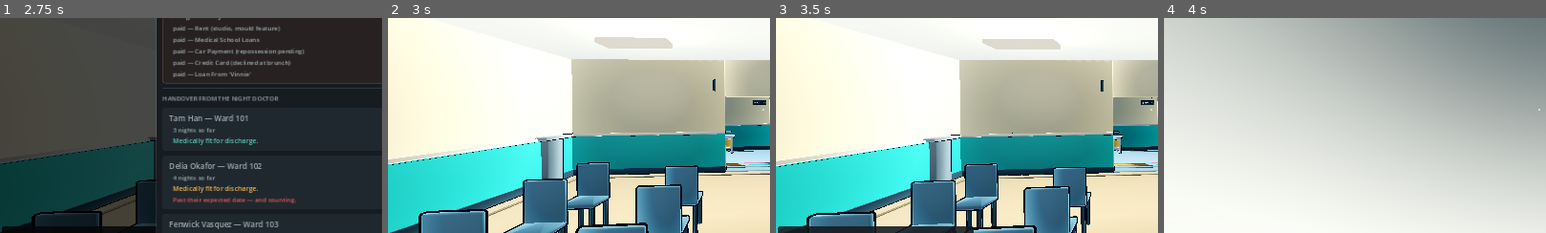
Above: before the commit, frames 1-4 (left to right).
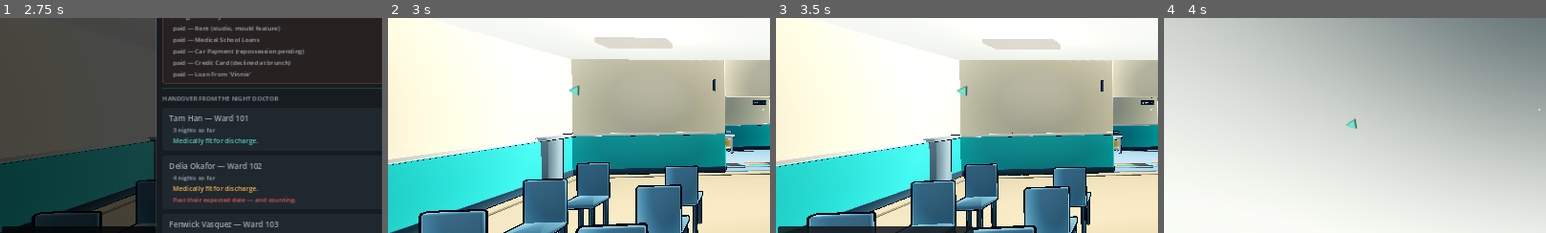
Above: after the commit, the same moments.

Repository: masonobegi/crypts-of-chaos
Game: Godot game, scene res://scenes/Boot.tscn
The game is run twice, just before and just after one commit, with the same random seed, the same clock (stepped at 60 frames per second) and the same inputs.
Inputs (mouse positions are % of the whole screen's width and height, from its top left):
- Up to frame 1 (2.75 s): click (50, 43) at 0.52 s; type "12" at 0.6 s; click "New Career" at 1.25 s; click "Read the morning brief" at 2 s
- Up to frame 2 (3 s): click "Clock in" at 2.75 s
- Up to frame 3 (3.5 s): no input
- Up to frame 4 (4 s): tap Enter at 3.5 s; move the mouse to (55, 50) at 3.52 s; hold W (move_forward) from 3.53 s (still down); tap T (chart) at 3.6 s; tap Space (jump) at 3.77 s; click (55, 50) at 3.8 s
The pictures show only the part of the screen within x 1-51%, y 29-79%; the shares and areas given below are measured in that part.

Frame 1 is identical in both runs. In frame 2, less than 0.1% of the frame differs, in the area x 47-51%, y 31-36%; in frame 3, less than 0.1%, in the area x 47-51%, y 31-37%; in frame 4, less than 0.1%.

Commit message:
Facing, heads that turn, and dialogue you can actually read

Diff:
--- a/scripts/autoload/AudioMgr.gd
+++ b/scripts/autoload/AudioMgr.gd
@@ -47,6 +47,12 @@
 	"drop":      {"w": "sine",  "f": 300.0, "d": 0.1,  "dec": 18.0, "n": 0.15, "sw": -0.4,  "vib": 0.0},
 	"door":      {"w": "saw",   "f": 180.0, "d": 0.35, "dec": 7.0,  "n": 0.2,  "sw": -0.3,  "vib": 3.0},
 	"tick":      {"w": "noise", "f": 1800.0,"d": 0.04, "dec": 40.0, "n": 1.0,  "sw": 0.0,   "vib": 0.0},
+	# Voice blips. Not words — a pitched click per few letters, which is what
+	# every game that does readable character dialogue without voice acting uses.
+	"mumble":   {"w": "sine",  "f": 420.0, "d": 0.055,"dec": 46.0, "n": 0.10, "sw": -0.1,  "vib": 0.0},
+	"mumble_lo":{"w": "saw",   "f": 250.0, "d": 0.060,"dec": 42.0, "n": 0.14, "sw": -0.12, "vib": 0.0},
+	"mumble_hi":{"w": "sine",  "f": 640.0, "d": 0.048,"dec": 52.0, "n": 0.08, "sw": -0.08, "vib": 0.0},
+	"page":     {"w": "noise", "f": 2200.0,"d": 0.10, "dec": 22.0, "n": 1.0,  "sw": 0.3,   "vib": 0.0},
 	"cough":     {"w": "noise", "f": 420.0, "d": 0.22, "dec": 13.0, "n": 1.0,  "sw": -0.5,  "vib": 0.0},
 	"monitor":   {"w": "sine",  "f": 1180.0,"d": 0.09, "dec": 16.0, "n": 0.0,  "sw": 0.0,   "vib": 0.0},
 	"trolley":   {"w": "noise", "f": 260.0, "d": 0.5,  "dec": 5.0,  "n": 1.0,  "sw": 0.1,   "vib": 7.0},
@@ -424,6 +430,19 @@
 	p.play()
 
 ## Slight random pitch keeps repeated sounds from sounding like a machine gun.
+## One blip of somebody talking.
+##
+## `voice` is any stable string — an npc_id — so the same character always
+## sounds like themselves. Three base timbres and a pitch offset off the hash is
+## enough that a ward full of people is a ward full of different voices.
+func mumble(voice: String, volume_db := -20.0) -> void:
+	var h := absi(hash(voice))
+	var bank: String = ["mumble", "mumble_lo", "mumble_hi"][h % 3]
+	# A fifth of an octave either side, plus a small per-syllable wobble so a
+	# line is not a monotone.
+	var base := 0.82 + float(h % 40) * 0.011
+	play(bank, volume_db, base + randf_range(-0.06, 0.06))
+
 func play_var(name: String, volume_db: float = -6.0, spread: float = 0.12) -> void:
 	play(name, volume_db, 1.0 + randf_range(-spread, spread))
 
--- a/scripts/autoload/EventBus.gd
+++ b/scripts/autoload/EventBus.gd
@@ -79,6 +79,9 @@
 signal ui_opened(id: String)
 signal close_ui(id: String)
 signal objective_changed(text: String)
+## Where that objective is, in the world. Vector3.INF means "nowhere in
+## particular" — a step that is about a screen rather than a place.
+signal objective_target_changed(pos, text)     ## Vector3, String
 
 # ---------------------------------------------------------------- meta
 signal random_event_fired(id: String, title: String, body: String)
--- a/scripts/core/game.gd
+++ b/scripts/core/game.gd
@@ -31,6 +31,12 @@
 	_spawn_player()
 	_spawn_staff()
 	_spawn_ui()
+	# Where the objective IS, not just what it says. The first playtester got
+	# lost inside two minutes with nothing but a line of text naming a room in
+	# a building they had never been in.
+	var marker := ObjectiveMarker.new()
+	marker.name = "ObjectiveMarker"
+	add_child(marker)
 	_register_saves()
 	EventBus.game_over.connect(_on_game_over)
 	_start()
--- a/scripts/items/chart_prop.gd
+++ b/scripts/items/chart_prop.gd
@@ -3,6 +3,11 @@
 ## office with the door shut is normal-ish. Feeding it to the shredder is not.
 
 var patient_id := ""
+
+func _ready() -> void:
+	super._ready()
+	# So the objective marker can find "a chart" without knowing which one.
+	add_to_group("chart_prop")
 
 func get_patient_id() -> String:
 	return patient_id
--- a/scripts/npc/npc_body.gd
+++ b/scripts/npc/npc_body.gd
@@ -505,16 +505,34 @@
 	velocity.z = lerpf(velocity.z, dir.z * _speed, 1.0 - exp(-9.0 * delta))
 	_intended_speed = _speed
 
+## Which way a character is pointing.
+##
+## Two bugs lived here, and together they produced "when people are walking
+## backwards I can still see their face".
+##
+## The sign was wrong. This model's eyes are on its local +Z, so the yaw that
+## faces a direction d is atan2(d.x, d.z) — `atan2(-d.x, -d.z)` is a hundred and
+## eighty degrees out, and every character in the building walked backwards down
+## the corridor looking straight at you. (The doors had the identical bug; it is
+## a very easy sign to get wrong when +Z is forward.)
+##
+## And a look target outranked movement, so anybody who noticed you turned to
+## face you and then MOONWALKED wherever they were going. The body follows
+## where it is walking; the head, separately, follows what it is looking at.
+## That is how people work and it is the whole tell the suspicion system needs:
+## a nurse walking past while watching you should be walking past, watching you.
 func _face(delta: float) -> void:
+	var moving := Vector3(velocity.x, 0.0, velocity.z)
 	var face_dir := Vector3.ZERO
-	if _has_look:
+	if moving.length_squared() > 0.04:
+		face_dir = moving
+	elif _has_look:
+		# Standing still: turn to whatever has your attention.
 		face_dir = _look_at - global_position
-	elif is_moving():
-		face_dir = Vector3(velocity.x, 0, velocity.z)
 	face_dir.y = 0.0
 	if face_dir.length_squared() < 0.001:
 		return
-	var want := atan2(-face_dir.x, -face_dir.z)
+	var want := atan2(face_dir.x, face_dir.z)
 	rotation.y = lerp_angle(rotation.y, want, 1.0 - exp(-TURN_SPEED * delta))
 
 ## Footsteps.
@@ -618,6 +636,14 @@
 		var to := _look_at - _head.global_position
 		var local := to.normalized() * global_transform.basis
 		_head.rotation.x = clampf(asin(clampf(local.y, -1.0, 1.0)) * 0.6, -0.5, 0.5)
+		# ...and turn the head on its own axis, clamped to something a neck can
+		# do. This is what lets somebody walk one way while watching another —
+		# which is the single most important thing a witness can be seen doing.
+		var yaw := atan2(local.x, local.z)
+		_head.rotation.y = lerp_angle(_head.rotation.y,
+			clampf(yaw, -1.15, 1.15), 1.0 - exp(-7.0 * delta))
+	elif _head:
+		_head.rotation.y = lerp_angle(_head.rotation.y, 0.0, 1.0 - exp(-4.0 * delta))
 
 func _check_stuck(delta: float) -> void:
 	if _intended_speed < 0.15:
@@ -707,7 +733,14 @@
 # ------------------------------------------------------------------ speech
 const SUBTITLE_RANGE := 14.0
 
+## Barks hold longer than they did.
+##
+## 3.2 seconds for a full sentence is under the time it takes to notice somebody
+## has spoken, look at them, and read it — the first playtester's words were
+## "the subtitles go so quick". Scaled by length, with a floor, so "Mm." does
+## not sit on screen for six seconds and a paragraph is readable.
 func say(text: String, seconds := 3.2) -> void:
+	seconds = maxf(seconds, 2.2 + float(text.length()) * 0.055)
 	if _speech == null:
 		return
 	_speech.text = text
--- a/scripts/systems/tutorial.gd
+++ b/scripts/systems/tutorial.gd
@@ -7,15 +7,37 @@
 ## thing. The player is told what a good doctor does, handed a debt schedule that
 ## a good doctor cannot service, and left to draw their own conclusions.
 
+## `where` names the thing the step is about, so the marker can point at it.
+## Resolved at run time by _target_for(), because none of it exists until the
+## hospital has been built.
 const STEPS := [
-	{"id": "list", "text": "Check your list. It's on the board by the treatment bay, and on your tablet [Q]."},
-	{"id": "chart", "text": "Pick up a patient's chart and read it. [LMB] to grab, [E] to read."},
-	{"id": "examine", "text": "Go and see them. Talk to them, then examine them — firm enough to find something."},
-	{"id": "vitals", "text": "Check their vitals at the bedside monitor."},
-	{"id": "treat", "text": "Treat them. The chart lists what's indicated; the supply room has the kit."},
-	{"id": "records", "text": "Log it at a terminal. The nurses' station has one; so does your office."},
-	{"id": "shift", "text": "See out the shift, then review your charts before you go."},
+	{"id": "list", "where": "board",
+		"text": "Check your list. It's on the board by the treatment bay, and on your tablet [Q]."},
+	{"id": "chart", "where": "chart",
+		"text": "Pick up a patient's chart and read it. [LMB] to grab, [E] to read."},
+	{"id": "examine", "where": "patient",
+		"text": "Go and see them. Talk to them, then examine them — firm enough to find something."},
+	{"id": "vitals", "where": "vitals",
+		"text": "Check their vitals at the bedside monitor."},
+	{"id": "treat", "where": "machine",
+		"text": "Treat them. The chart lists what's indicated; the supply room has the kit."},
+	{"id": "records", "where": "terminal",
+		"text": "Log it at a terminal. The nurses' station has one; so does your office."},
+	{"id": "shift", "where": "office",
+		"text": "See out the shift, then review your charts before you go."},
 ]
+
+## Short label for the marker floating over the target. The objective line says
+## what to do; this says what you are looking at.
+const WHERE_LABEL := {
+	"board": "Clinic Board",
+	"chart": "Patient Chart",
+	"patient": "Your Patient",
+	"vitals": "Vitals Monitor",
+	"machine": "Treatment Machine",
+	"terminal": "Records Terminal",
+	"office": "Your Office",
+}
 
 var _index := 0
 var _active := false
@@ -79,12 +101,66 @@
 		_active = false
 		GameState.set_flag("tutorial_complete", true)
 		EventBus.objective_changed.emit("")
+		EventBus.objective_target_changed.emit(Vector3.INF, "")
 		EventBus.toast.emit("That's the job. The rest is up to you.", "info")
 		return
 	_show()
 
 func _show() -> void:
 	EventBus.objective_changed.emit(String(STEPS[_index]["text"]))
+	_point_at(String(STEPS[_index].get("where", "")))
+
+## Put the marker on whatever this step is about.
+##
+## Everything is looked up live rather than cached: the chart the step wants is
+## whichever chart exists now, the patient is whoever is actually in a bed, and
+## a step can be reached on day one or after four discharges.
+func _point_at(where: String) -> void:
+	var pos := _target_for(where)
+	EventBus.objective_target_changed.emit(pos, String(WHERE_LABEL.get(where, "")))
+
+func _target_for(where: String) -> Vector3:
+	var tree := get_tree()
+	if tree == null or where == "":
+		return Vector3.INF
+	var h = tree.get_first_node_in_group("hospital")
+	match where:
+		"board":
+			for f in tree.get_nodes_in_group("fixture"):
+				if f is ClinicBoard:
+					return (f as Node3D).global_position + Vector3(0, 1.1, 0)
+		"chart":
+			for c in tree.get_nodes_in_group("chart_prop"):
+				return (c as Node3D).global_position + Vector3(0, 0.4, 0)
+		"patient", "vitals", "machine":
+			var ps = tree.get_first_node_in_group("patient_system")
+			if ps == null:
+				return Vector3.INF
+			# The first patient who is actually in a bed — the one every one of
+			# these three steps is about.
+			for p in ps.active():
+				var body = ps.get_body(p.id)
+				if body == null:
+					continue
+				if where == "patient":
+					return body.global_position + Vector3(0, 1.7, 0)
+				var kind := "vitals" if where == "vitals" else "machine"
+				for f in tree.get_nodes_in_group("fixture"):
+					if String(f.get("room_key")) != String(p.room):
+						continue
+					if kind == "vitals" and f is VitalsConsole:
+						return (f as Node3D).global_position + Vector3(0, 0.9, 0)
+					if kind == "machine" and f is TreatmentMachine:
+						return (f as Node3D).global_position + Vector3(0, 1.8, 0)
+				return body.global_position + Vector3(0, 1.7, 0)
+		"terminal":
+			for f in tree.get_nodes_in_group("fixture"):
+				if f is RecordsTerminal:
+					return (f as Node3D).global_position + Vector3(0, 1.3, 0)
+		"office":
+			if h != null and h.room("office") != null:
+				return h.room("office").center() + Vector3(0, 1.6, 0)
+	return Vector3.INF
 
 func is_active() -> bool:
 	return _active
--- a/scripts/ui/hud.gd
+++ b/scripts/ui/hud.gd
@@ -23,6 +23,7 @@
 var _subtitle_panel: PanelContainer
 var _today: Label
 var _toasts: VBoxContainer
+var _arrow: Label
 var _toast_queue: Array = []
 var _toast_gap := 0.0
 var _last_toast_text := ""
@@ -185,6 +186,13 @@
 	UIKit.place(help, Control.PRESET_BOTTOM_RIGHT, -478, -32, 460, 22)
 	add_child(help)
 
+	# ---- off-screen objective arrow
+	_arrow = UIKit.label("", 26, Color(0.42, 0.90, 0.82), HORIZONTAL_ALIGNMENT_CENTER)
+	_arrow.add_theme_color_override("font_shadow_color", Color(0, 0, 0, 0.8))
+	_arrow.add_theme_constant_override("shadow_offset_y", 2)
+	_arrow.visible = false
+	add_child(_arrow)
+
 	_make_everything_click_through()
 
 ## THE HUD MUST NOT EAT MOUSE INPUT. This is the fix for the worst bug in the
@@ -225,6 +233,52 @@
 			_subtitle_panel.visible = false
 	_drain_toasts(delta)
 	_refresh_watchers()
+	_refresh_objective_arrow()
+
+## An arrow at the edge of the screen when the objective is behind you.
+##
+## A world marker solves "where is it" only while you are facing roughly the
+## right way. The rest of the time — which, in a sixty-two metre corridor with
+## rooms off both sides, is most of the time — it is invisible and the player is
+## exactly as lost as before. This pins it to the edge of the screen instead.
+func _refresh_objective_arrow() -> void:
+	if _arrow == null:
+		return
+	var marker = get_tree().get_first_node_in_group("objective_marker")
+	var cam: Camera3D = null
+	var p = get_tree().get_first_node_in_group("player")
+	if p != null:
+		cam = p.camera
+	if marker == null or cam == null or not marker.target.is_finite():
+		_arrow.visible = false
+		return
+
+	var target: Vector3 = marker.target
+	var behind: bool = cam.is_position_behind(target)
+	var screen: Vector2 = cam.unproject_position(target)
+	var rect: Vector2 = get_viewport_rect().size
+	var margin := 46.0
+	var on_screen: bool = not behind \
+		and screen.x > margin and screen.x < rect.x - margin \
+		and screen.y > margin and screen.y < rect.y - margin
+	if on_screen:
+		_arrow.visible = false
+		return
+
+	# unproject_position mirrors what is behind the camera, so a target directly
+	# over your shoulder reads as being in front and on the wrong side. Flip it.
+	if behind:
+		screen = rect - screen
+	var centre: Vector2 = rect * 0.5
+	var dir: Vector2 = (screen - centre)
+	if dir.length() < 1.0:
+		dir = Vector2(0, -1)
+	dir = dir.normalized()
+	var edge: Vector2 = centre + dir * (minf(rect.x, rect.y) * 0.5 - margin)
+	_arrow.position = edge - Vector2(14, 18)
+	_arrow.rotation = dir.angle() + PI * 0.5
+	_arrow.text = "\u25B2"
+	_arrow.visible = true
 
 ## "Eyes on you" — the readable version of the whole perception system. It never
 ## tells you what they think, only that they can currently see you.
--- a/scripts/ui/screen_dialogue.gd
+++ b/scripts/ui/screen_dialogue.gd
@@ -6,6 +6,7 @@
 var _mind: Mind = null
 var _patient = null
 var _reply := ""
+var _typer: Typewriter = null
 
 func _build() -> void:
 	var sus = suspicion()
@@ -44,9 +45,20 @@
 			UIKit.WARN if _patient.is_overdue() else UIKit.INK))
 
 	if _reply != "":
+		# Typed out, in their voice, rather than appearing complete.
+		#
+		# A reply used to arrive as finished text in a box, which is why talking
+		# to somebody "goes so quick": nothing to read AT, no pace, no sense that
+		# a person is saying it. It arrives at the speed of speech now, with a
+		# blip per syllable pitched off their own id, and a click hurries it.
 		var rp := UIKit.panel(Color(0.12, 0.16, 0.18, 0.9), 6)
-		rp.add_child(UIKit.label("\"%s\"" % _reply, 16, UIKit.INK, HORIZONTAL_ALIGNMENT_LEFT, true))
+		var rl := UIKit.label("", 16, UIKit.INK, HORIZONTAL_ALIGNMENT_LEFT, true)
+		rl.custom_minimum_size.y = 52
+		rp.add_child(rl)
 		v.add_child(rp)
+		_typer = Typewriter.new()
+		add_child(_typer)
+		_typer.speak(rl, "\"%s\"" % _reply, _mind.id)
 
 	v.add_child(UIKit.rule())
 	# The clinical action, kept out of the conversation list because it is not a
@@ -175,3 +187,19 @@
 	else:
 		EventBus.toast.emit("%s did not buy it." % _mind.display_name, "bad")
 	rebuild()
+
+
+## Click (or E) anywhere to hurry the line along.
+##
+## The screen is modal and the tree is paused, so this is the only input that
+## reaches it — and "let me read that at my own pace" is the first thing anybody
+## wants from dialogue.
+func _unhandled_input(event: InputEvent) -> void:
+	if _typer == null or not _typer.is_running():
+		return
+	var pressed: bool = (event is InputEventMouseButton and event.pressed) \
+		or (event is InputEventKey and event.pressed and not event.echo)
+	if pressed:
+		_typer.hurry()
+		AudioMgr.play("page", -22.0)
+		get_viewport().set_input_as_handled()
--- /dev/null
+++ b/scripts/ui/typewriter.gd
@@ -0,0 +1,83 @@
+class_name Typewriter
+extends Node
+## Reveals a Label's text a character at a time, with a voice blip as it goes.
+##
+## Talking to somebody was a subtitle that appeared complete and vanished on a
+## timer, which is why it "goes so quick": there is nothing to read AT, no
+## control over the pace, and no sense that a person is saying it. Text that
+## arrives at the speed of speech, with a voice under it, and a click to hurry
+## it along, is the difference between a line of text and a conversation.
+##
+## Deliberately a plain Node driving somebody else's Label rather than a widget:
+## every screen in this project builds its own layout, and this has to work
+## inside all of them.
+
+signal finished()
+
+## Characters per second. Roughly conversational; hurried by clicking.
+const SPEED := 42.0
+## One blip every N characters. Every character is a machine gun.
+const BLIP_EVERY := 3
+
+var voice := ""
+
+var _label: Label = null
+var _full := ""
+var _shown := 0.0
+var _running := false
+var _blip_at := 0
+
+func _ready() -> void:
+	set_process(true)
+
+## Begin revealing `text` into `label`.
+func speak(label: Label, text: String, voice_id := "") -> void:
+	_label = label
+	_full = text
+	voice = voice_id
+	_shown = 0.0
+	_blip_at = 0
+	_running = true
+	if _label != null:
+		_label.text = ""
+		_label.visible_characters = -1
+
+func is_running() -> bool:
+	return _running
+
+## Click once to finish the line instantly. Returns true if it did something,
+## so the caller can tell "hurry up" apart from "next line, please".
+func hurry() -> bool:
+	if not _running:
+		return false
+	_shown = float(_full.length())
+	_apply()
+	_finish()
+	return true
+
+func _process(delta: float) -> void:
+	if not _running:
+		return
+	_shown += delta * SPEED
+	_apply()
+	if int(_shown) >= _full.length():
+		_finish()
+
+func _apply() -> void:
+	if _label == null:
+		return
+	var n: int = clampi(int(_shown), 0, _full.length())
+	_label.text = _full.substr(0, n)
+	while _blip_at + BLIP_EVERY <= n:
+		_blip_at += BLIP_EVERY
+		# Spaces and punctuation are silent, which is most of what makes this
+		# read as speech rather than as a printer.
+		var c := _full.substr(maxi(_blip_at - 1, 0), 1)
+		if c.strip_edges() != "" and not ".,!?;:-—".contains(c):
+			AudioMgr.mumble(voice)
+
+func _finish() -> void:
+	_running = false
+	if _label != null:
+		_label.text = _full
+	finished.emit()
--- /dev/null
+++ b/scripts/world/objective_marker.gd
@@ -0,0 +1,95 @@
+class_name ObjectiveMarker
+extends Node3D
+## Where the current objective actually IS.
+##
+## The objective was one line of text at the top of the screen — "Check your
+## list. It's on the board by the treatment bay" — and the first person to play
+## this got lost inside two minutes. Telling somebody the name of a room in a
+## building they have never been in is not direction.
+##
+## A soft chevron over the target, visible through walls, with the distance
+## under it, fading out as you arrive. Deliberately restrained: it is a hint,
+## not a quest arrow, and it disappears the moment you are close enough to read
+## the thing it is pointing at.
+
+const FADE_NEAR := 3.2      ## fully faded by here
+const FADE_FAR := 6.0       ## fully solid beyond here
+
+var target: Vector3 = Vector3.INF
+var label_text := ""
+
+var _chevron: MeshInstance3D = null
+var _label: Label3D = null
+var _dist: Label3D = null
+var _bob := 0.0
+
+func _ready() -> void:
+	add_to_group("objective_marker")
+	# Always on top: the whole point is being findable from the other end of a
+	# corridor, through a wall, in a building you do not know yet.
+	var mat := StandardMaterial3D.new()
+	mat.albedo_color = Color(0.36, 0.86, 0.78)
+	mat.shading_mode = BaseMaterial3D.SHADING_MODE_UNSHADED
+	mat.transparency = BaseMaterial3D.TRANSPARENCY_ALPHA
+	mat.no_depth_test = true
+	mat.render_priority = 8
+
+	_chevron = MeshInstance3D.new()
+	_chevron.mesh = Build.rbox_mesh(Vector3(0.30, 0.30, 0.30), 0.06)
+	_chevron.material_override = mat
+	_chevron.rotation = Vector3(0.0, PI * 0.25, PI * 0.25)
+	add_child(_chevron)
+
+	_label = Build.label3d("", 0.16, Color(0.90, 0.98, 0.96))
+	_label.position = Vector3(0, 0.42, 0)
+	_label.no_depth_test = true
+	_label.render_priority = 9
+	add_child(_label)
+
+	_dist = Build.label3d("", 0.115, Color(0.55, 0.86, 0.82))
+	_dist.position = Vector3(0, 0.24, 0)
+	_dist.no_depth_test = true
+	_dist.render_priority = 9
+	add_child(_dist)
+
+	EventBus.objective_target_changed.connect(_on_target)
+	visible = false
+
+func _on_target(pos: Vector3, text: String) -> void:
+	target = pos
+	label_text = text
+	if _label:
+		_label.text = text
+	visible = _has_target()
+
+func _has_target() -> bool:
+	return target.is_finite()
+
+func _process(delta: float) -> void:
+	if not _has_target():
+		visible = false
+		return
+	global_position = target
+	_bob += delta * 2.2
+	if _chevron:
+		_chevron.position.y = sin(_bob) * 0.07
+		_chevron.rotation.y += delta * 1.1
+
+	var player = get_tree().get_first_node_in_group("player")
+	if player == null:
+		return
+	var d: float = player.global_position.distance_to(target)
+	# Fades out as you arrive rather than switching off, so it never pops.
+	var alpha: float = clampf((d - FADE_NEAR) / (FADE_FAR - FADE_NEAR), 0.0, 1.0)
+	visible = alpha > 0.02
+	if not visible:
+		return
+	if _dist:
+		_dist.text = "%dm" % int(round(d))
+		_dist.modulate.a = alpha
+	if _label:
+		_label.modulate.a = alpha
+	if _chevron:
+		var m := _chevron.material_override as StandardMaterial3D
+		if m:
+			m.albedo_color.a = alpha * 0.9
--- a/tests/shot_impl.gd
+++ b/tests/shot_impl.gd
@@ -172,6 +172,12 @@
 	# Down the bed from the foot the headboard is between the camera and the
 	# patient (it is 1.06 x 0.5 and sits at z -1.05), and off to one side you
 	# get the back of a head behind an IV stand.
+	# The objective marker: the fix for "I got lost". Down the corridor from the
+	# west end, with the marker over the clinic board at the far end of it.
+	["00b_objective", Vector3(2.0, 1.7, 2.0), Vector3(40.0, 1.6, 2.0), "objective"],
+	# ...and the edge arrow, which is what you get the rest of the time — facing
+	# the wrong way, which in a sixty-two metre corridor is most of the time.
+	["00c_objective_arrow", Vector3(30.0, 1.7, 2.0), Vector3(46.0, 1.6, 2.0), "objective"],
 	# The machine mid-cycle, dialled well past the prescribed setting: the one
 	# act the whole game is about, which nothing had ever photographed.
 	["04c_cycle", Vector3(5.6, 1.5, 8.2), Vector3(3.4, 1.15, 9.9), "cycle"],
@@ -250,6 +256,18 @@
 	if game != null and game.hospital != null:
 		game.hospital.refresh_fittings()
 
+## Point the objective marker at the clinic board.
+##
+## This harness never starts a shift, so the tutorial never activates and there
+## is no objective to photograph — which is why the first attempt at this shot
+## was a picture of an empty room.
+func _aim_the_objective() -> void:
+	for f in tree.get_nodes_in_group("fixture"):
+		if f is ClinicBoard:
+			EventBus.objective_target_changed.emit(
+				(f as Node3D).global_position + Vector3(0, 1.1, 0), "Clinic Board")
+			return
+
 ## Put somebody in the waiting row so it can be photographed with a person in
 ## it. Idempotent — every beat re-runs until its settle counter is up.
 var _seated_walkin := false
@@ -341,6 +359,8 @@
 	var shot: Array = SHOTS[index]
 	if shot.size() > 3 and String(shot[3]) == "unlock":
 		_unlock_departments()
+	if shot.size() > 3 and String(shot[3]) == "objective":
+		_aim_the_objective()
 	if shot.size() > 3 and String(shot[3]) == "walkin":
 		_seat_a_walkin()
 	if shot.size() > 3 and String(shot[3]) == "cycle":
